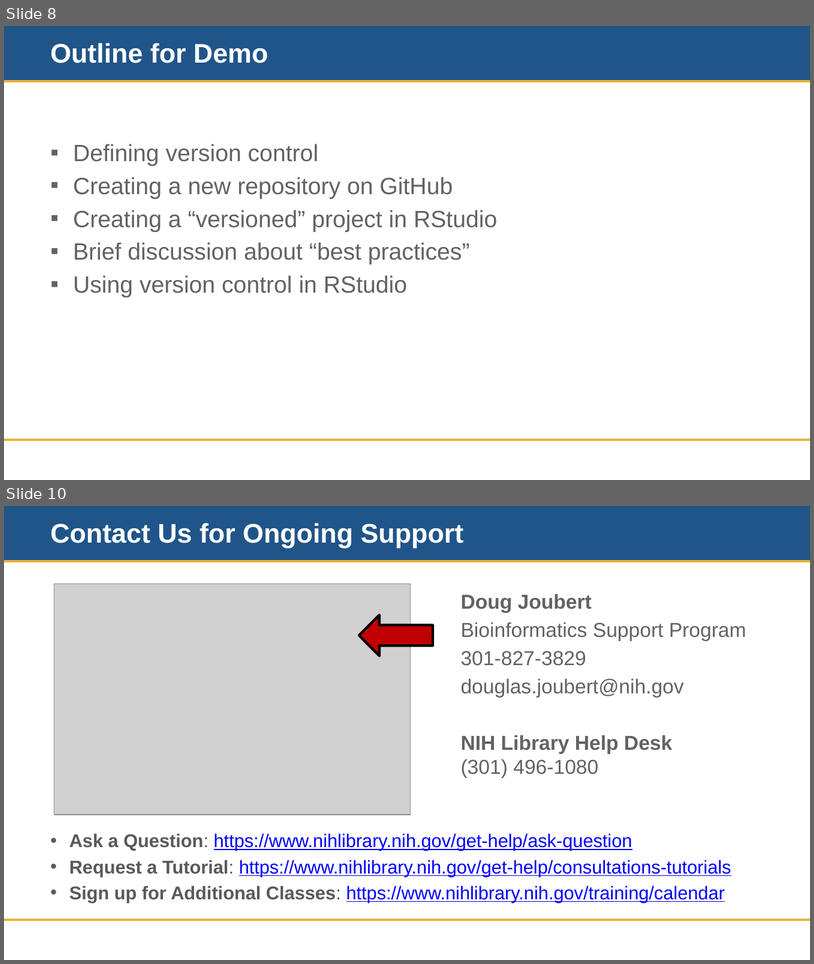
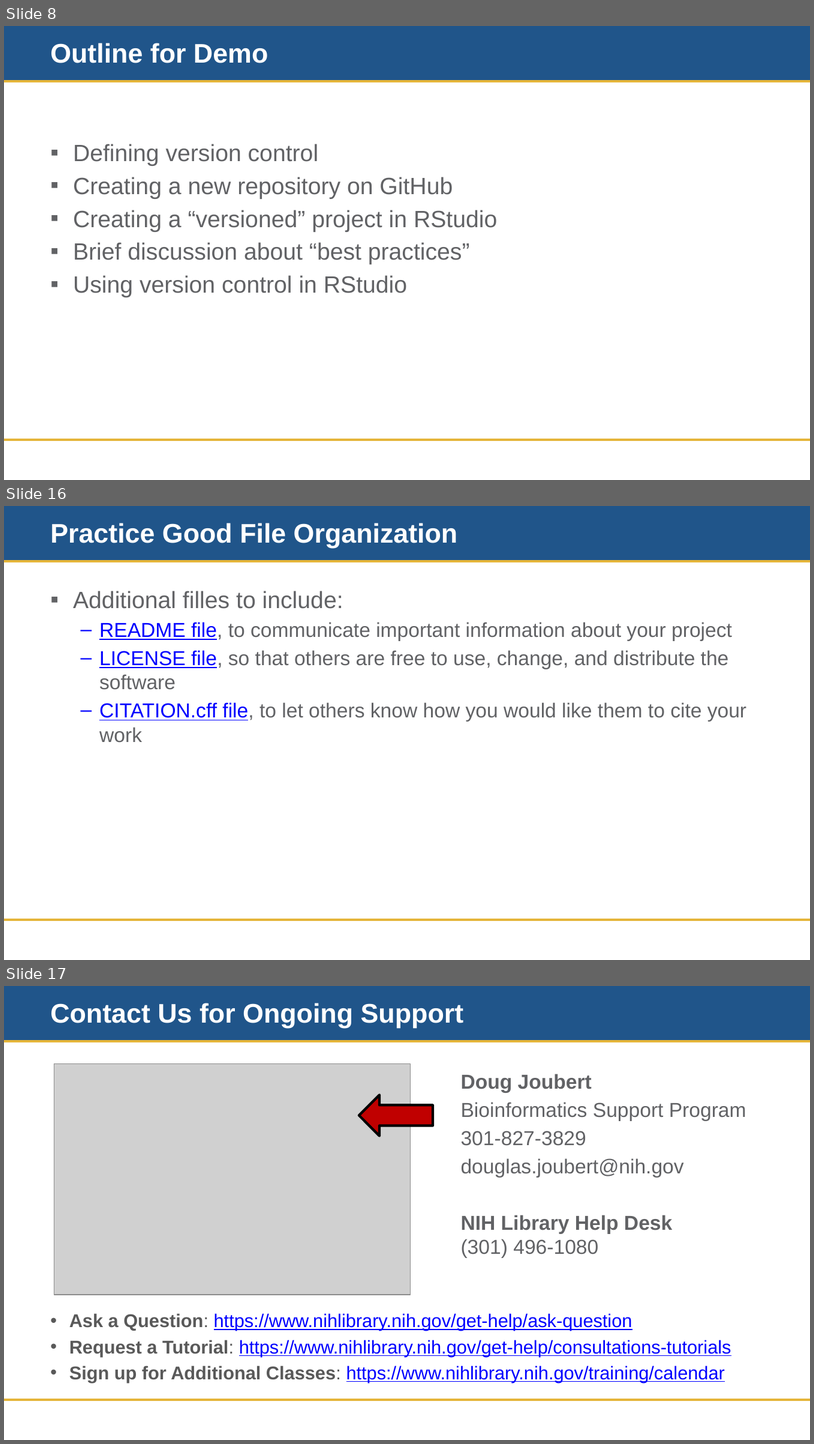
Before and after one commit to doujouDC/nihl-intro-r-classes, a slide deck: r-project-mgmt-repro/nih-r-project-mgmt-training-material/nihl-r-project-mgmt.pptx. Shown one above the other, each under a label of ours: slides 8 and 10 before the commit, slides 8, 16 and 17 after it; the slides between them are not shown. The pictures are 814x964 and 814x1444 pixels, drawn with LibreOffice and Linux fonts; fonts in the diff are those of the drawing; grey boxes stand for pictures; background and template pictures are left out. Boxes give left, top, right and bottom in pixels: in the first picture for what was removed or moved away, otherwise in the second. Text is boxed around its words. In the diff, an @@ line names an element or a change of style, - is before the commit and + after.

```diff
--- a/r-project-mgmt-repro/nih-r-project-mgmt-training-material/nihl-r-project-mgmt.pptx
+++ b/r-project-mgmt-repro/nih-r-project-mgmt-training-material/nihl-r-project-mgmt.pptx
@@ slide 16 added at (4,506,810,960), background #FFFFFF; not listed: 3 template elements that a slide beside it also shows @@
@@ title added at (50,523,458,548), 32 pt, text #FFFFFF, bold @@
+Practice Good File Organization
@@ text added at (73,591,747,742), 24 pt, text #616265 @@
+▪ Additional filles to include:
+  – README file, to communicate important information about your project
+  – LICENSE file, so that others are free to use, change, and distribute the software
+  – CITATION.cff file, to let others know how you would like them to cite your work
@@ what was slide 10 is now slide 17 @@
```
Also in this commit, not shown: 1 slide changed, 6 other slides added, 6 other files.
